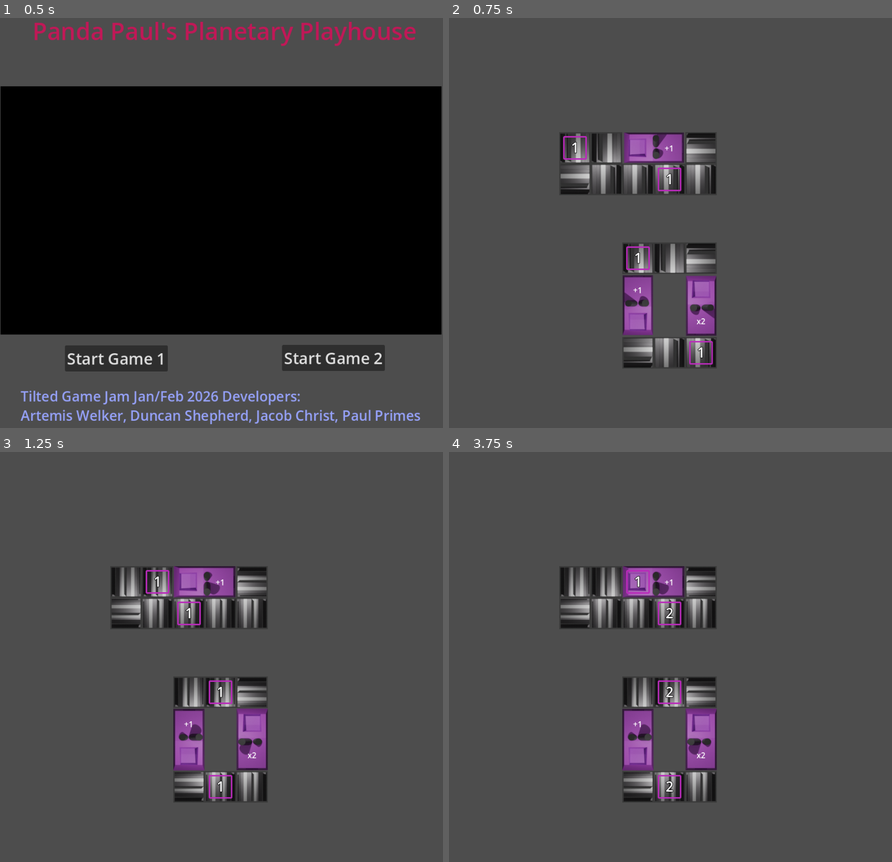
Above: before the commit, frames 1-4 (two rows, left to right).
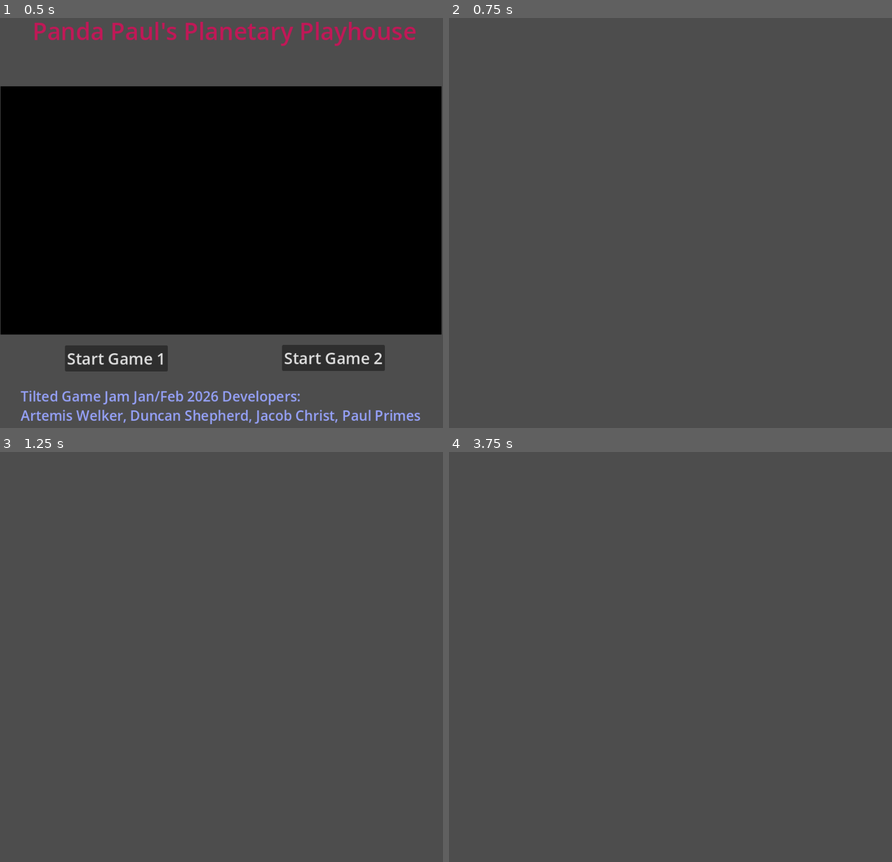
Above: after the commit, the same moments.

Repository: makreth/tiltedgjfeb
Game: Godot game, scene res://title_screen.tscn
The game is run twice, just before and just after one commit, with the same random seed, the same clock (stepped at 60 frames per second) and the same inputs. Video files are missing from this copy of the repository; at most half a second of black plays in their place.
Inputs:
- Up to frame 1 (0.5 s): no input
- Up to frame 2 (0.75 s): click "Start Game 1" at 0.5 s
- Up to frame 3 (1.25 s): no input
- Up to frame 4 (3.75 s): no input

Frame 1 is identical in both runs. In frame 2, 7.5% of the frame differs, in the area x 25-61%, y 27-86%; in frame 3, 8.1%; in frame 4, 8.1%.

Commit message:
reorganized files

Diff:
--- a/Packed/BinaryMathMachine.tscn
+++ b/Packed/BinaryMathMachine.tscn
@@ -1,10 +1,10 @@
 [gd_scene load_steps=7 format=3 uid="uid://du28ged46ahng"]
 
-[ext_resource type="Script" uid="uid://1is2mmjko6ua" path="res://Scripts/binaryMachine.gd" id="1_h8qk8"]
-[ext_resource type="Script" uid="uid://charp5oxyaipl" path="res://Scripts/itemReceiver.gd" id="3_ytnq4"]
+[ext_resource type="Script" uid="uid://1is2mmjko6ua" path="res://Scripts/machine/binaryMachine.gd" id="1_h8qk8"]
+[ext_resource type="Script" uid="uid://charp5oxyaipl" path="res://Scripts/machine/components/itemReceiver.gd" id="3_ytnq4"]
 [ext_resource type="SpriteFrames" uid="uid://bdu3eyu0mwmgj" path="res://Resources/sprites/binary_machine.tres" id="4_6ytph"]
 [ext_resource type="PackedScene" uid="uid://dt8fsl15bq120" path="res://Packed/ItemTransporter.tscn" id="5_h8qk8"]
-[ext_resource type="Script" uid="uid://n8oknhffvyem" path="res://Scripts/itemCalculator.gd" id="5_hs22x"]
+[ext_resource type="Script" uid="uid://n8oknhffvyem" path="res://Scripts/machine/components/itemCalculator.gd" id="5_hs22x"]
 
 [sub_resource type="RectangleShape2D" id="RectangleShape2D_usf1e"]
 size = Vector2(8, 8)
--- a/Packed/ConveyorBelt.tscn
+++ b/Packed/ConveyorBelt.tscn
@@ -1,8 +1,8 @@
 [gd_scene load_steps=6 format=3 uid="uid://bf7na3fmrtpu3"]
 
-[ext_resource type="Script" uid="uid://c8d8nlbkig6fx" path="res://Scripts/itemMover.gd" id="1_hk060"]
-[ext_resource type="Script" uid="uid://dygjtshjs6u3e" path="res://Scripts/itemTransporter.gd" id="1_reccq"]
-[ext_resource type="Script" uid="uid://charp5oxyaipl" path="res://Scripts/itemReceiver.gd" id="2_w7608"]
+[ext_resource type="Script" uid="uid://c8d8nlbkig6fx" path="res://Scripts/machine/components/itemMover.gd" id="1_hk060"]
+[ext_resource type="Script" uid="uid://dygjtshjs6u3e" path="res://Scripts/machine/components/itemTransporter.gd" id="1_reccq"]
+[ext_resource type="Script" uid="uid://charp5oxyaipl" path="res://Scripts/machine/components/itemReceiver.gd" id="2_w7608"]
 [ext_resource type="SpriteFrames" uid="uid://dq0l0jdkd6j57" path="res://Resources/sprites/gear_rotate.tres" id="4_061nk"]
 
 [sub_resource type="RectangleShape2D" id="RectangleShape2D_usf1e"]
--- a/Packed/ItemTransporter.tscn
+++ b/Packed/ItemTransporter.tscn
@@ -1,8 +1,8 @@
 [gd_scene load_steps=5 format=3 uid="uid://dt8fsl15bq120"]
 
-[ext_resource type="Script" uid="uid://dygjtshjs6u3e" path="res://Scripts/itemTransporter.gd" id="1_s52ha"]
-[ext_resource type="Script" uid="uid://c8d8nlbkig6fx" path="res://Scripts/itemMover.gd" id="2_ojfm8"]
-[ext_resource type="Script" uid="uid://charp5oxyaipl" path="res://Scripts/itemReceiver.gd" id="3_wufhj"]
+[ext_resource type="Script" uid="uid://dygjtshjs6u3e" path="res://Scripts/machine/components/itemTransporter.gd" id="1_s52ha"]
+[ext_resource type="Script" uid="uid://c8d8nlbkig6fx" path="res://Scripts/machine/components/itemMover.gd" id="2_ojfm8"]
+[ext_resource type="Script" uid="uid://charp5oxyaipl" path="res://Scripts/machine/components/itemReceiver.gd" id="3_wufhj"]
 
 [sub_resource type="RectangleShape2D" id="RectangleShape2D_usf1e"]
 size = Vector2(8, 8)
--- a/Packed/UnaryMathMachine.tscn
+++ b/Packed/UnaryMathMachine.tscn
@@ -1,8 +1,8 @@
 [gd_scene load_steps=7 format=3 uid="uid://b8pitxln1wtbv"]
 
-[ext_resource type="Script" uid="uid://dtwbnva5tmwsv" path="res://Scripts/unaryMachine.gd" id="1_nvqa0"]
-[ext_resource type="Script" uid="uid://charp5oxyaipl" path="res://Scripts/itemReceiver.gd" id="3_5i28j"]
-[ext_resource type="Script" uid="uid://n8oknhffvyem" path="res://Scripts/itemCalculator.gd" id="4_nvqa0"]
+[ext_resource type="Script" uid="uid://dtwbnva5tmwsv" path="res://Scripts/machine/unaryMachine.gd" id="1_nvqa0"]
+[ext_resource type="Script" uid="uid://charp5oxyaipl" path="res://Scripts/machine/components/itemReceiver.gd" id="3_5i28j"]
+[ext_resource type="Script" uid="uid://n8oknhffvyem" path="res://Scripts/machine/components/itemCalculator.gd" id="4_nvqa0"]
 [ext_resource type="SpriteFrames" uid="uid://mh22nx38gjr7" path="res://Resources/sprites/unary_machine.tres" id="4_sqt0i"]
 [ext_resource type="PackedScene" uid="uid://dt8fsl15bq120" path="res://Packed/ItemTransporter.tscn" id="5_5i28j"]
 
--- a/Scenes/mainLevel.tscn
+++ b/Scenes/mainLevel.tscn
@@ -1,90 +1,6 @@
-[gd_scene load_steps=4 format=3 uid="uid://upa4qqu12yj3"]
-
-[ext_resource type="PackedScene" uid="uid://bf7na3fmrtpu3" path="res://Packed/ConveyorBelt.tscn" id="1_8kxov"]
-[ext_resource type="PackedScene" uid="uid://bubvjqsd2l4cu" path="res://Packed/Item.tscn" id="2_dlg4u"]
-[ext_resource type="PackedScene" uid="uid://b8pitxln1wtbv" path="res://Packed/UnaryMathMachine.tscn" id="3_0xdbv"]
+[gd_scene format=3 uid="uid://upa4qqu12yj3"]
 
 [node name="MainLevel" type="Node2D"]
 
-[node name="Item" parent="." instance=ExtResource("2_dlg4u")]
-position = Vector2(256, 320)
-value = 1
-
-[node name="ConveyorBelt" parent="." instance=ExtResource("1_8kxov")]
-position = Vector2(256, 320)
-facing = 1
-
-[node name="ConveyorBelt2" parent="." instance=ExtResource("1_8kxov")]
-position = Vector2(320, 320)
-facing = 1
-
-[node name="ConveyorBelt3" parent="." instance=ExtResource("1_8kxov")]
-position = Vector2(512, 384)
-facing = 3
-
-[node name="Item2" parent="." instance=ExtResource("2_dlg4u")]
-position = Vector2(448, 384)
-value = 1
-
-[node name="ConveyorBelt4" parent="." instance=ExtResource("1_8kxov")]
-position = Vector2(384, 384)
-facing = 3
-
-[node name="ConveyorBelt7" parent="." instance=ExtResource("1_8kxov")]
-position = Vector2(320, 384)
-facing = 3
-
-[node name="ConveyorBelt8" parent="." instance=ExtResource("1_8kxov")]
-position = Vector2(256, 384)
-
-[node name="ConveyorBelt5" parent="." instance=ExtResource("1_8kxov")]
-position = Vector2(448, 384)
-facing = 3
-
-[node name="ConveyorBelt6" parent="." instance=ExtResource("1_8kxov")]
-position = Vector2(512, 320)
-facing = 2
-
-[node name="UnaryMathMachine" parent="." instance=ExtResource("3_0xdbv")]
-position = Vector2(416, 320)
-facing = 1
-
-[node name="Item3" parent="." instance=ExtResource("2_dlg4u")]
-position = Vector2(384, 544)
-value = 1
-
-[node name="ConveyorBelt10" parent="." instance=ExtResource("1_8kxov")]
-position = Vector2(384, 544)
-facing = 1
-
-[node name="ConveyorBelt11" parent="." instance=ExtResource("1_8kxov")]
-position = Vector2(448, 736)
-facing = 3
-
-[node name="Item4" parent="." instance=ExtResource("2_dlg4u")]
-position = Vector2(512, 736)
-value = 1
-
-[node name="ConveyorBelt12" parent="." instance=ExtResource("1_8kxov")]
-position = Vector2(512, 736)
-facing = 3
-
-[node name="ConveyorBelt13" parent="." instance=ExtResource("1_8kxov")]
-position = Vector2(384, 736)
-
-[node name="ConveyorBelt14" parent="." instance=ExtResource("1_8kxov")]
-position = Vector2(448, 544)
-facing = 1
-
-[node name="ConveyorBelt16" parent="." instance=ExtResource("1_8kxov")]
-position = Vector2(512, 544)
-facing = 2
-
-[node name="UnaryMathMachine2" parent="." instance=ExtResource("3_0xdbv")]
-position = Vector2(512, 640)
-fixedValue = 2
-operation = 2
-facing = 2
-
-[node name="UnaryMathMachine3" parent="." instance=ExtResource("3_0xdbv")]
-position = Vector2(384, 640)
+[node name="Camera2D" type="Camera2D" parent="."]
+anchor_mode = 0
Renamed: Scripts/binaryMachine.gd -> Scripts/machine/binaryMachine.gd
Renamed: Scripts/binaryMachine.gd.uid -> Scripts/machine/binaryMachine.gd.uid
Renamed: Scripts/itemCalculator.gd -> Scripts/machine/components/itemCalculator.gd
Renamed: Scripts/itemCalculator.gd.uid -> Scripts/machine/components/itemCalculator.gd.uid
Renamed: Scripts/itemMover.gd -> Scripts/machine/components/itemMover.gd
Renamed: Scripts/itemMover.gd.uid -> Scripts/machine/components/itemMover.gd.uid
Renamed: Scripts/itemReceiver.gd -> Scripts/machine/components/itemReceiver.gd
Renamed: Scripts/itemReceiver.gd.uid -> Scripts/machine/components/itemReceiver.gd.uid
Renamed: Scripts/itemTransporter.gd -> Scripts/machine/components/itemTransporter.gd
Renamed: Scripts/itemTransporter.gd.uid -> Scripts/machine/components/itemTransporter.gd.uid
Renamed: Scripts/itemMachine.gd -> Scripts/machine/itemMachine.gd
Renamed: Scripts/itemMachine.gd.uid -> Scripts/machine/itemMachine.gd.uid
(and 2 more such lines)
